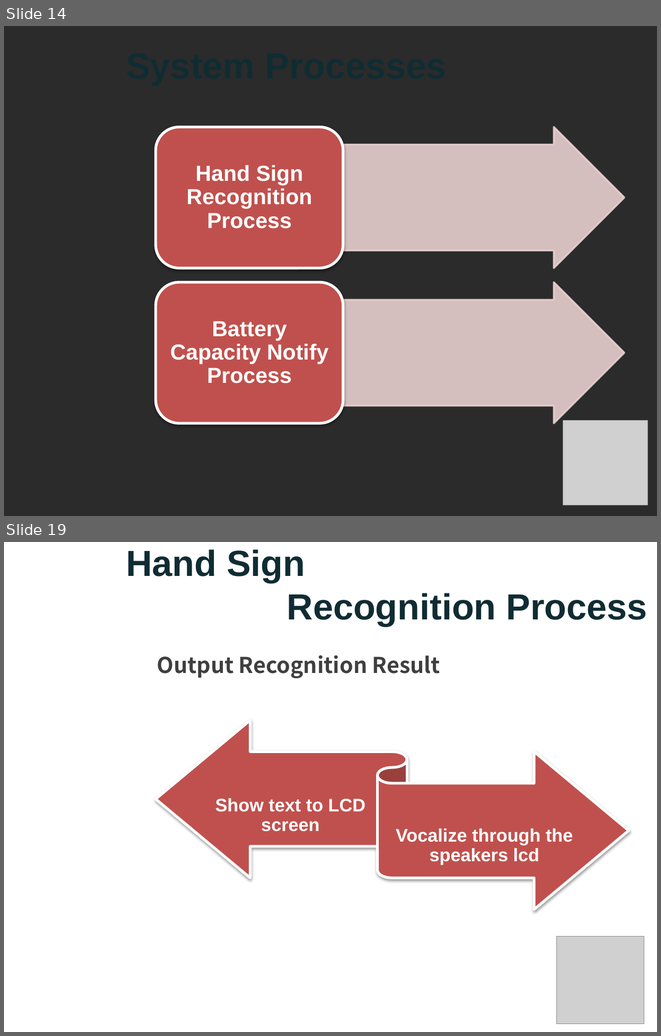
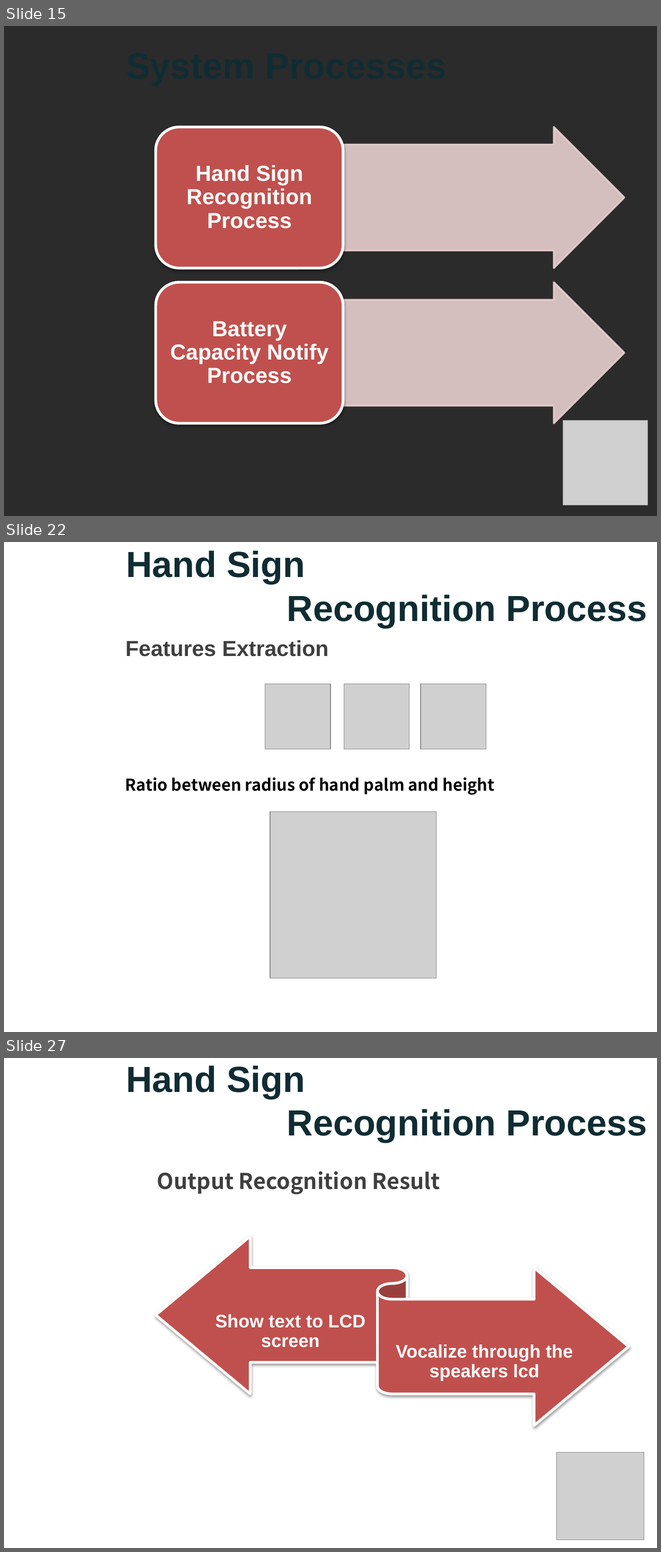
Before and after one commit to nicknguyen071093/CapstoneProject, a slide deck: Thuyettrinh/PPGroup 5.pptx. Shown one above the other, each under a label of ours: slides 14 and 19 before the commit, slides 15, 22 and 27 after it; the slides between them are not shown. The pictures are 661x1036 and 661x1552 pixels, drawn with LibreOffice and Linux fonts; fonts in the diff are those of the drawing; grey boxes stand for pictures; background and template pictures are left out; a plain dark background stands for a picture behind light text. Boxes give left, top, right and bottom in pixels: in the first picture for what was removed or moved away, otherwise in the second. Text is boxed around its words. In the diff, an @@ line names an element or a change of style, - is before the commit and + after.

```diff
--- a/Thuyettrinh/PPGroup 5.pptx
+++ b/Thuyettrinh/PPGroup 5.pptx
@@ slide 22 added at (4, 542, 657, 1032), background picture (left out) @@
@@ title added at (126, 550, 647, 627), 40 pt, text #102C33, bold @@
+Hand Sign
+Recognition Process
@@ text added at (125, 640, 329, 656), 24 pt, text #3F3F3F, bold @@
+Features Extraction
@@ picture added at (265, 684, 330, 749) @@
@@ picture added at (344, 684, 409, 749) @@
@@ picture added at (421, 684, 486, 749) @@
@@ text added at (125, 777, 494, 795), 18 pt, text #000000, bold @@
+Ratio between radius of hand palm and height
@@ picture added at (270, 812, 436, 978) @@
@@ what was slide 14 is now slide 15 @@
@@ what was slide 19 is now slide 27 @@
```
Also in this commit, not shown: 10 slides changed, 17 other slides added, 5 slides removed.
